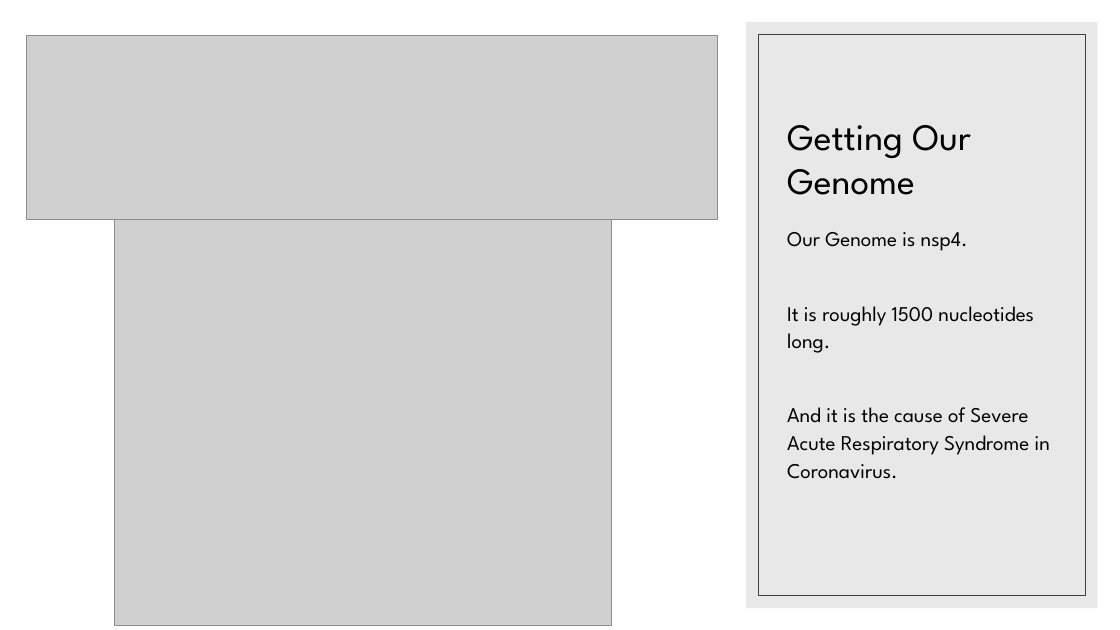
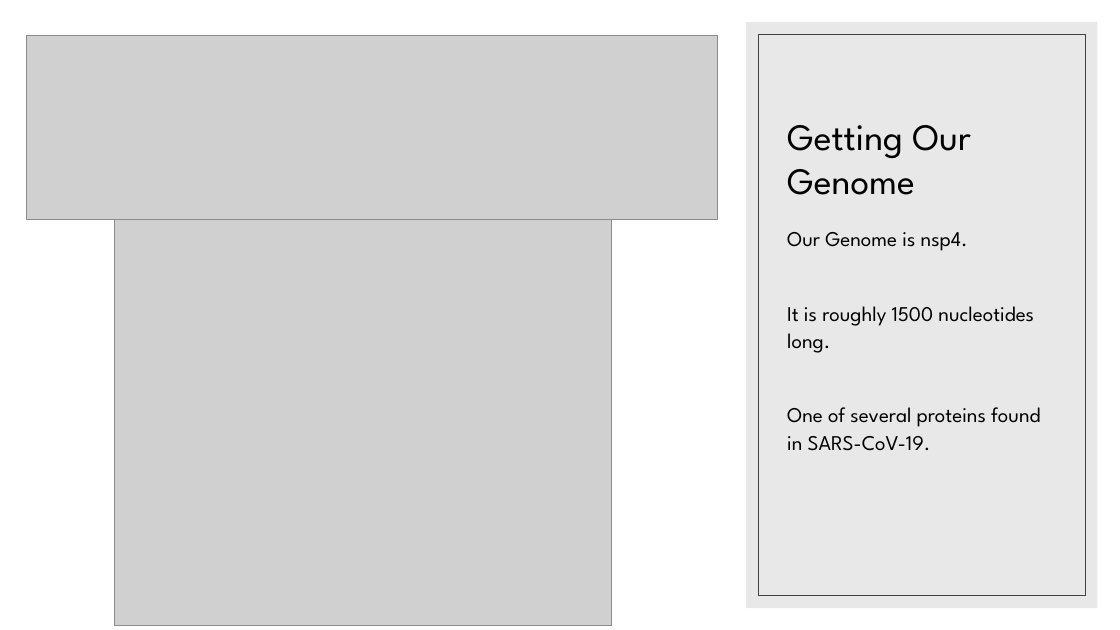
Before and after one commit to AlikanakelaKarwowski/Project-1-Group-8, a slide deck: slide 3 of PCR in Python.pptx. Drawn at 1120x630 pixels with LibreOffice and Linux fonts; fonts in the diff are those of the drawing; grey boxes stand for pictures. Boxes give left, top, right and bottom in pixels: in the first picture for what was removed or moved away, otherwise in the second. Text is boxed around its words. In the diff, an @@ line names an element or a change of style, - is before the commit and + after.

```diff
--- a/PCR in Python.pptx
+++ b/PCR in Python.pptx
@@ text at (x1=787, y1=407, x2=1040, y2=451): text changed @@
-And it is the cause of Severe Acute Respiratory Syndrome in Coronavirus.
+One of several proteins found in SARS-CoV-19.
```
Also in this commit, not shown: 5 other slides changed, 1 slide removed.
